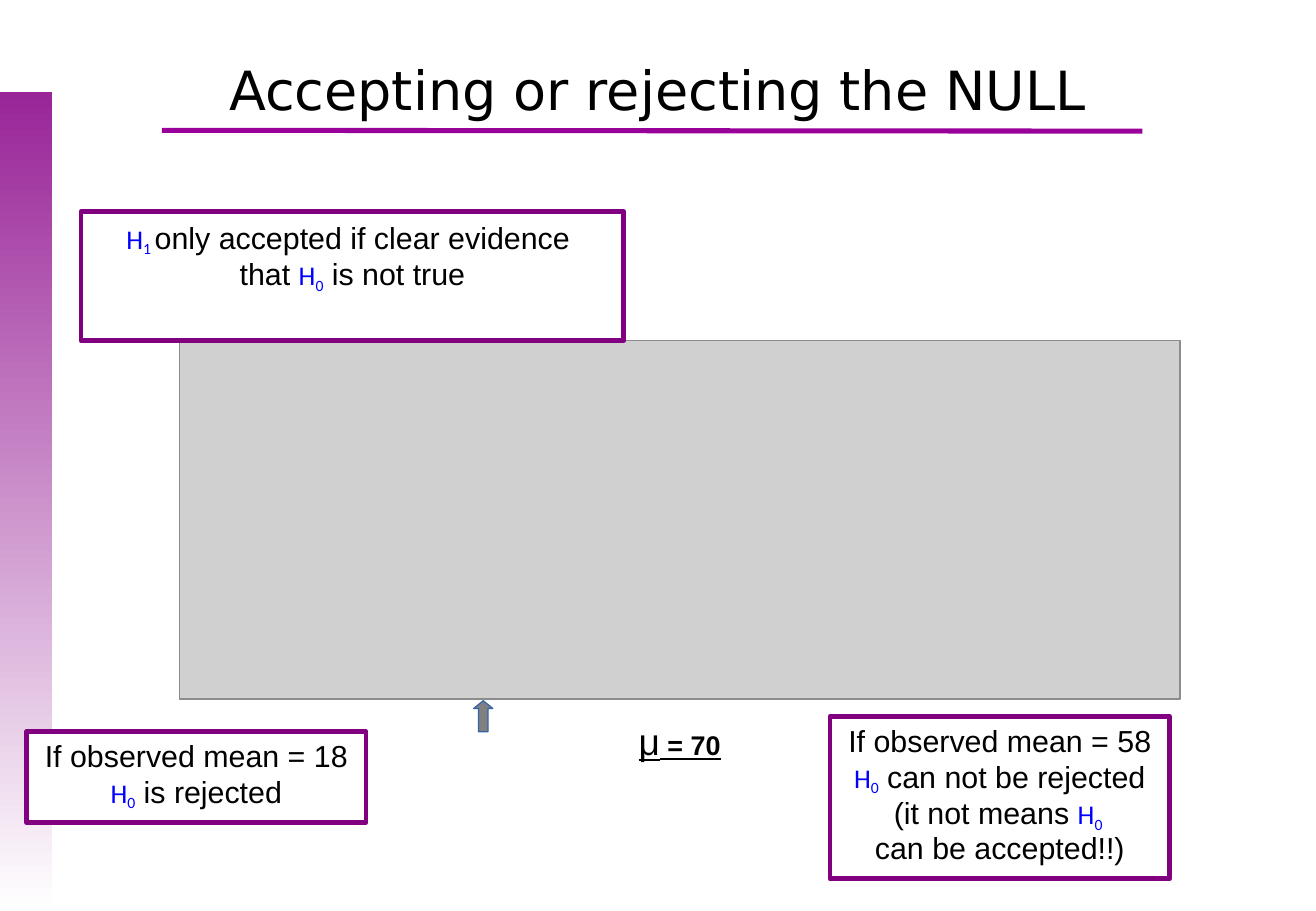
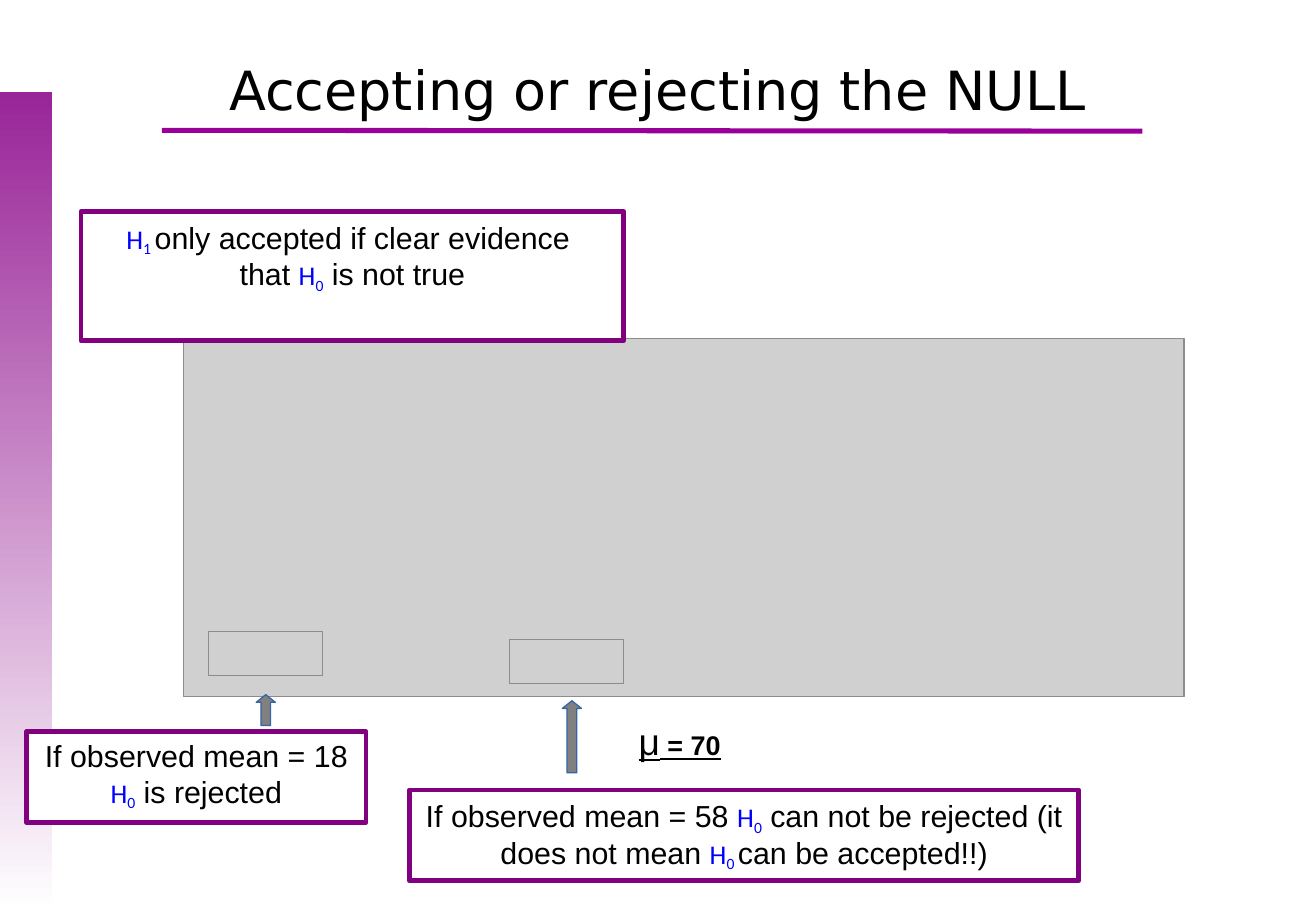
Before and after one commit to uebvhir/Course_Basic_Statistics-VHIO-2019, a slide deck: slide 13 of Sessio_6/EBB_2019_Session_6_Hypothesis_tests.pptx (slide 11 before the commit). Drawn at 1316x911 pixels with LibreOffice and Linux fonts; fonts in the diff are those of the drawing; grey boxes stand for pictures; background and template pictures are left out. Boxes give left, top, right and bottom in pixels: in the first picture for what was removed or moved away, otherwise in the second. Text is boxed around its words. In the diff, an @@ line names an element or a change of style, - is before the commit and + after.

```diff
--- a/Sessio_6/EBB_2019_Session_6_Hypothesis_tests.pptx
+++ b/Sessio_6/EBB_2019_Session_6_Hypothesis_tests.pptx
@@ picture: place and size @@
-picture at [180,341,1180,700]
+picture at [183,339,1184,697]
@@ picture added at [209,632,323,676] @@
@@ picture added at [509,640,623,684] @@
@@ up arrow added at [256,695,276,727], fill #808080, outline #3465A4 0.74 pt @@
@@ up arrow: place and size @@
-up arrow at [474,701,493,733]
+up arrow at [563,701,582,773]
@@ rectangle "If observed mean = 58 ...": place and size @@
-rectangle "If observed mean = 58 ..." at [830,717,1170,880]
+rectangle "If observed mean = 58 ..." at [410,791,1079,882]
@@ text in rectangle at [426,805,1062,870]: text changed @@
-If observed mean = 58 H0 can not be rejected
-(it not means H0
-can be accepted!!)
+If observed mean = 58 H0 can not be rejected (it does not mean H0 can be accepted!!)
```
Also in this commit, not shown: 12 other slides changed, 3 slides added, 2 slides removed, 1 other file.
